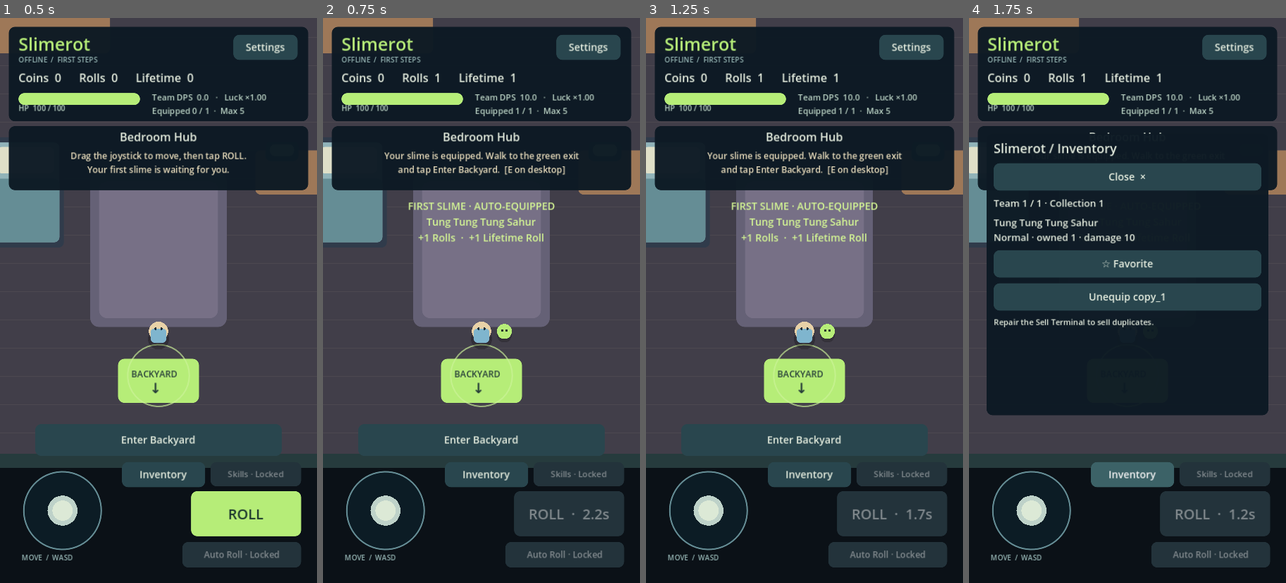
Above: before the commit, frames 1-4 (left to right).
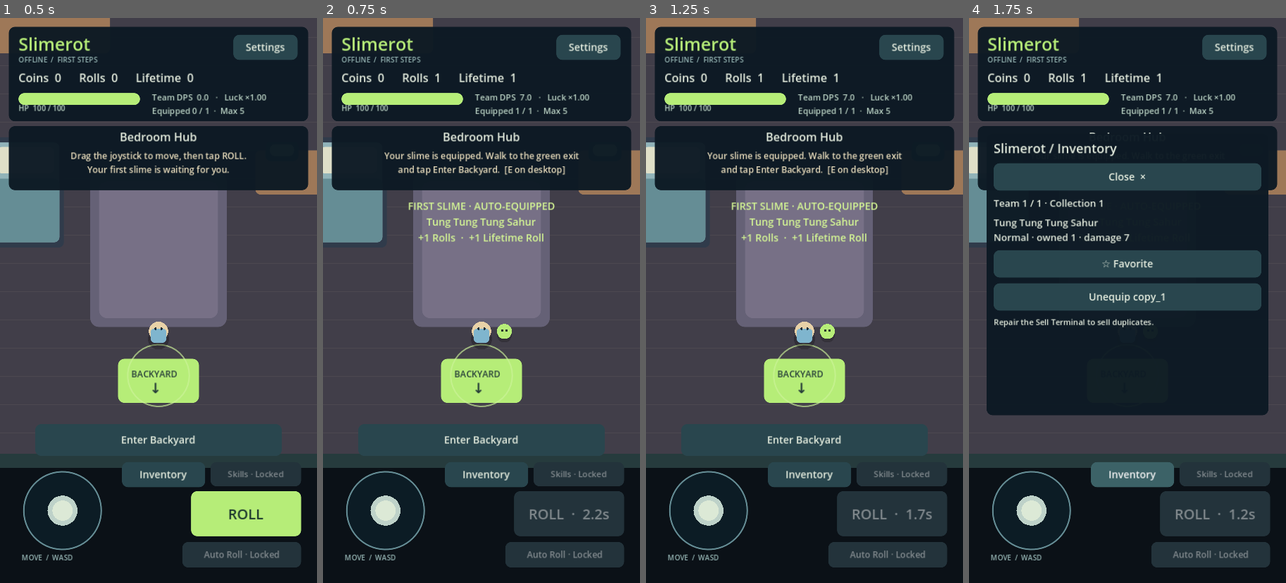
Above: after the commit, the same moments.

Repository: kristijannema-ai/Slimerot
Game: Godot game, scene res://scenes/Slimerot.tscn
Same seed, same stepped clock (60 frames per second), same inputs: the game is played once before the commit and once after it.
Inputs:
- Up to frame 1 (0.5 s): no input
- Up to frame 2 (0.75 s): click "ROLL" at 0.5 s
- Up to frame 3 (1.25 s): no input
- Up to frame 4 (1.75 s): click "Inventory" at 1.25 s

Frame 1 is identical in both runs. In frame 2, 0.1% of the frame differs, in the area x 62-86%, y 13-15%; in frame 3, 0.1%; in frame 4, 0.2%, in the area x 48-86%, y 13-40%.

Commit message:
Implement Slimerot stage two: scripts/data/SlimerotBalance.gd

Diff:
--- a/scripts/data/SlimerotBalance.gd
+++ b/scripts/data/SlimerotBalance.gd
@@ -1,7 +1,7 @@
 class_name SlimerotBalance
 extends RefCounted
 
-const SCHEMA_VERSION := 1
+const SCHEMA_VERSION := 2
 const MAX_SLOTS := 5
 const PLAYER_HP := 100.0
 const MOVE_SPEED := 180.0
@@ -10,10 +10,21 @@
 const ATTACK_RANGE := 180.0
 const AUTOSAVE_SECONDS := 10.0
 const FIRST_SLIME := "tung_tung_tung_sahur"
-const VARIANTS := ["normal", "shiny", "rainbow"]
-# Slimerot stage-one tuning: damage and upgrade prices await the full balance tables.
-const STARTER_DAMAGE := 10.0
-const STARTER_SELL := 2
+const VARIANTS := ["normal", "shiny", "glitched", "golden"]
+const VARIANT_DATA := {
+	"normal": {"chance": 0.9889, "damage": 1.0, "sell": 1.0, "color": Color("b6ed78")},
+	"shiny": {"chance": 0.01, "damage": 1.5, "sell": 2.0, "color": Color("bcfaff")},
+	"glitched": {"chance": 0.001, "damage": 2.5, "sell": 5.0, "color": Color("e894ff")},
+	"golden": {"chance": 0.0001, "damage": 4.0, "sell": 10.0, "color": Color("ffdc77")},
+}
+const VARIANT_SENSE_MULTIPLIER := 1.25
+const LUCK_CAPS := {"MAX": 0.0, "x20-era": 20.0, "x1": 1.0}
+const TEAM_SLOTS := [["team_slot_2", 350, 0], ["team_slot_3", 3500, 2], ["team_slot_4", 25000, 4], ["team_slot_5", 250000, 6]]
+const MAX_ZONE := 8
+const RESET_HOLD_SECONDS := 3.0
+# Slimerot's early enemy/skill tuning remains provisional; roster stats are canonical.
+const STARTER_DAMAGE := 7.0
+const STARTER_SELL := 5
 const EARLY_ROLL_NODES := [["quick_hands_1", 10, "cooldown_multiplier", 0.9], ["luck_1", 15, "luck_multiplier", 1.25], ["auto_roll", 25, "auto_roll", 1.0]]
 const EARLY_STRUCTURES := [["skill_tree_shrine", 25, "skill_tree"], ["sell_terminal", 75, "sell_duplicates"]]
 const BACKYARD_GATE_KILLS := 12
